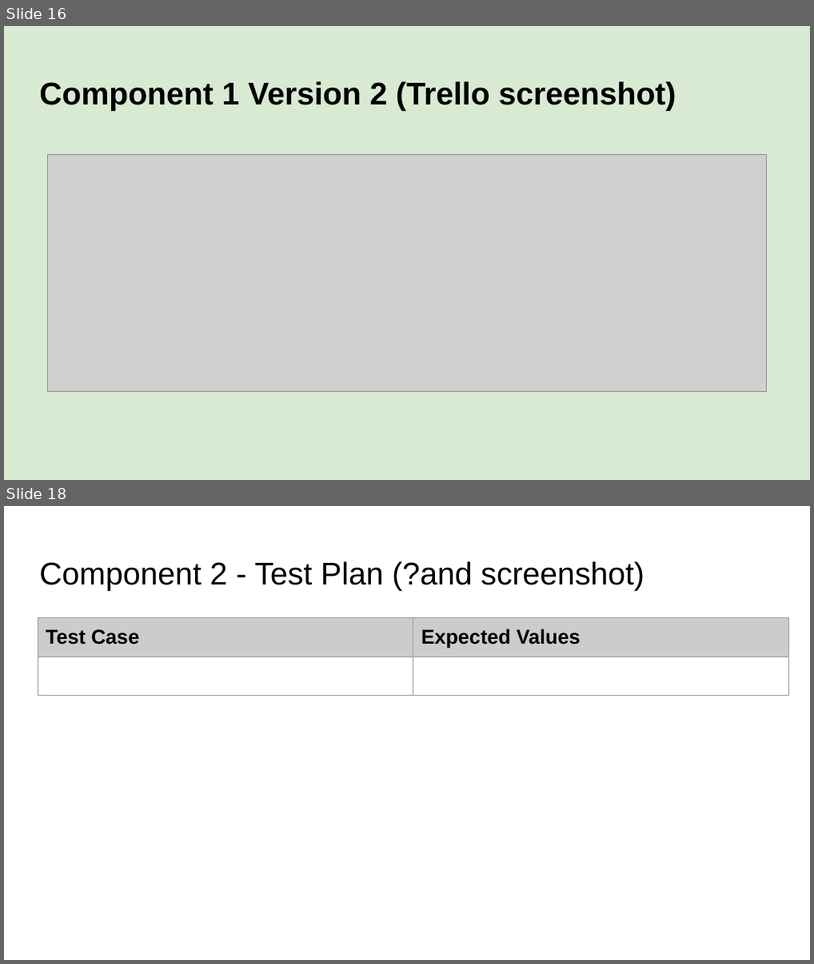
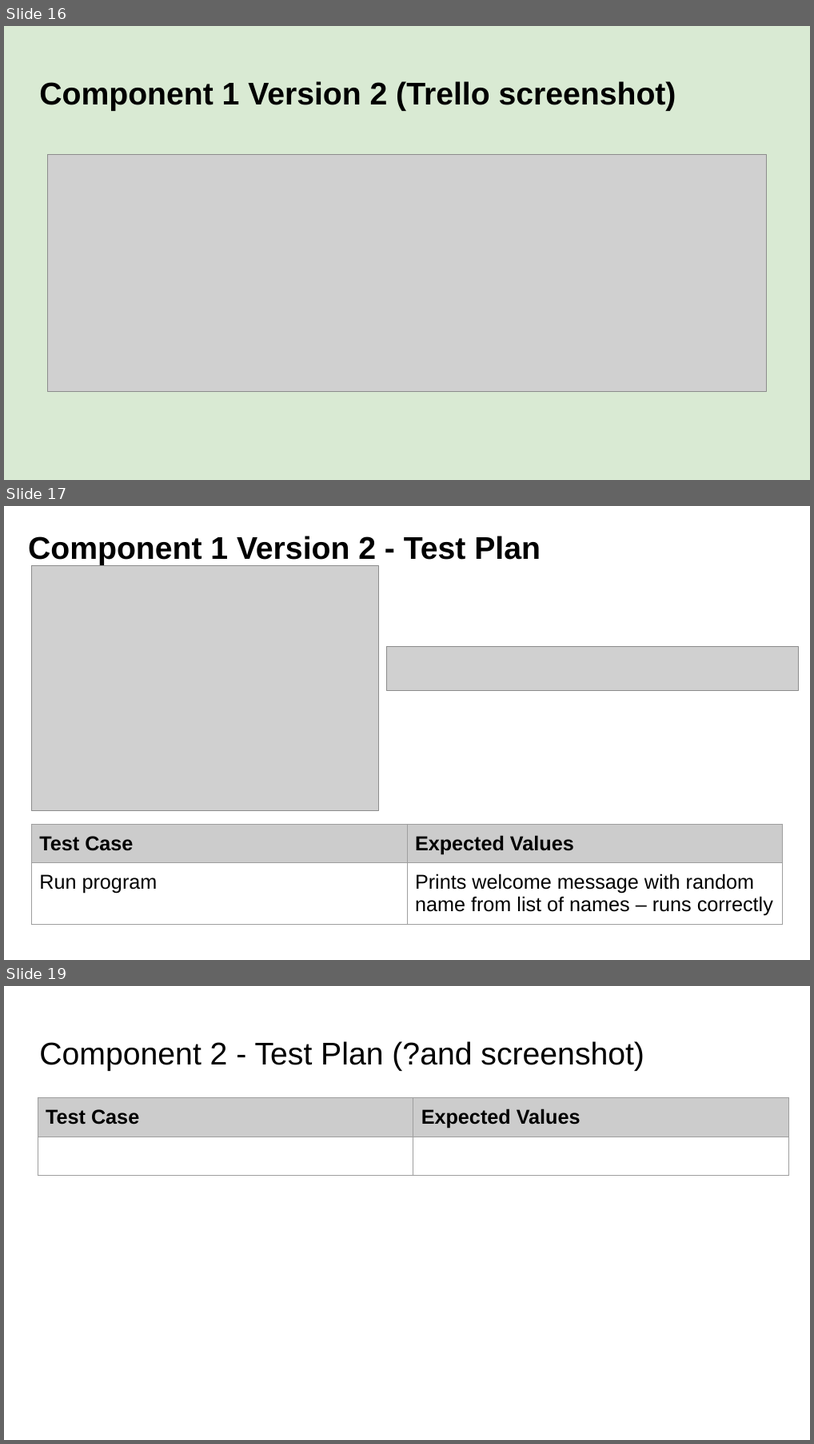
Before and after one commit to danettp/ds_nuts_bot, a slide deck: Danett Pepito - 000_91896 _ 91897 Documentation - 2150400.pptx. Shown one above the other, each under a label of ours: slides 16 and 18 before the commit, slides 16, 17 and 19 after it; the slides between them are not shown. The pictures are 814x964 and 814x1444 pixels, drawn with LibreOffice and Linux fonts; fonts in the diff are those of the drawing; grey boxes stand for pictures; background and template pictures are left out. Boxes give left, top, right and bottom in pixels: in the first picture for what was removed or moved away, otherwise in the second. Text is boxed around its words. In the diff, an @@ line names an element or a change of style, - is before the commit and + after.

Commit message:
Created welcome v2
Changed the welcome message code into a function. Also created main() function to call welcome()

```diff
--- a/Danett Pepito - 000_91896 _ 91897 Documentation - 2150400.pptx
+++ b/Danett Pepito - 000_91896 _ 91897 Documentation - 2150400.pptx
@@ slide 17 added at [4,506,810,960], background picture (left out) @@
@@ title added at [28,536,541,565], 28 pt, text #000000, bold @@
+Component 1 Version 2 - Test Plan
@@ picture added at [31,566,378,811] @@
@@ picture added at [386,646,798,691] @@
@@ table added at [31,824,783,952], 2 rows, 2 columns @@
+Test Case | Expected Values
+Run program | Prints welcome message with random name from list of names – runs correctly
@@ what was slide 18 is now slide 19 @@
```
Also in this commit, not shown: 1 slide changed, 1 other file.
